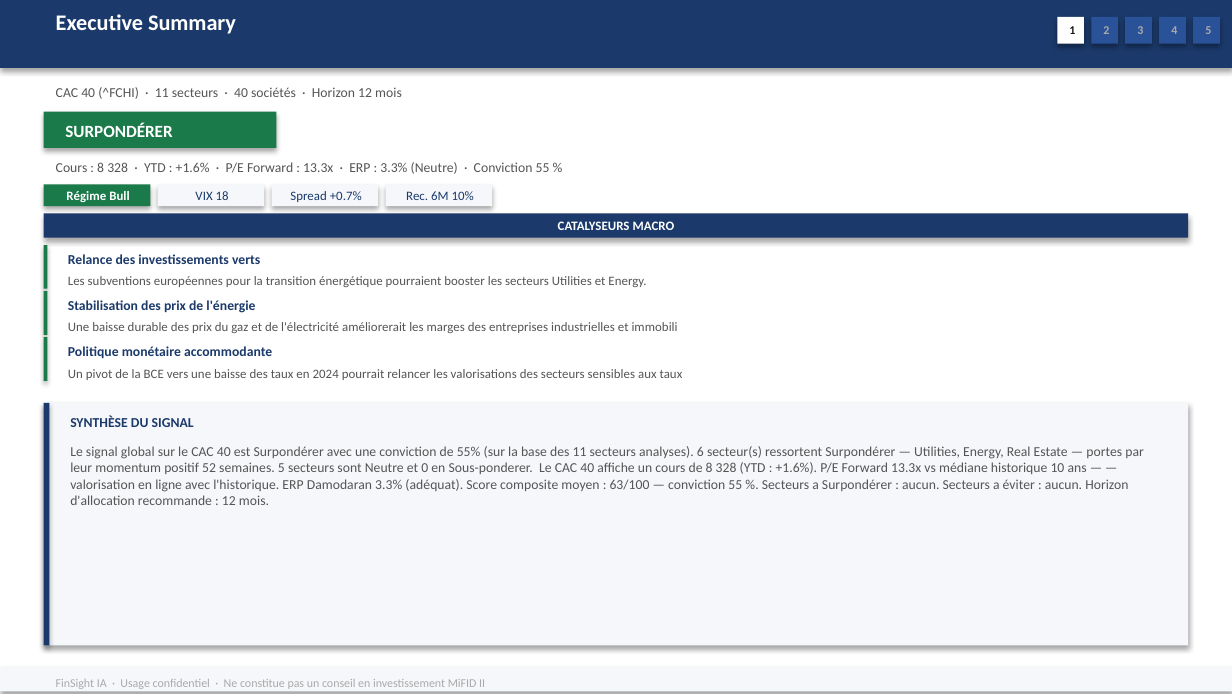
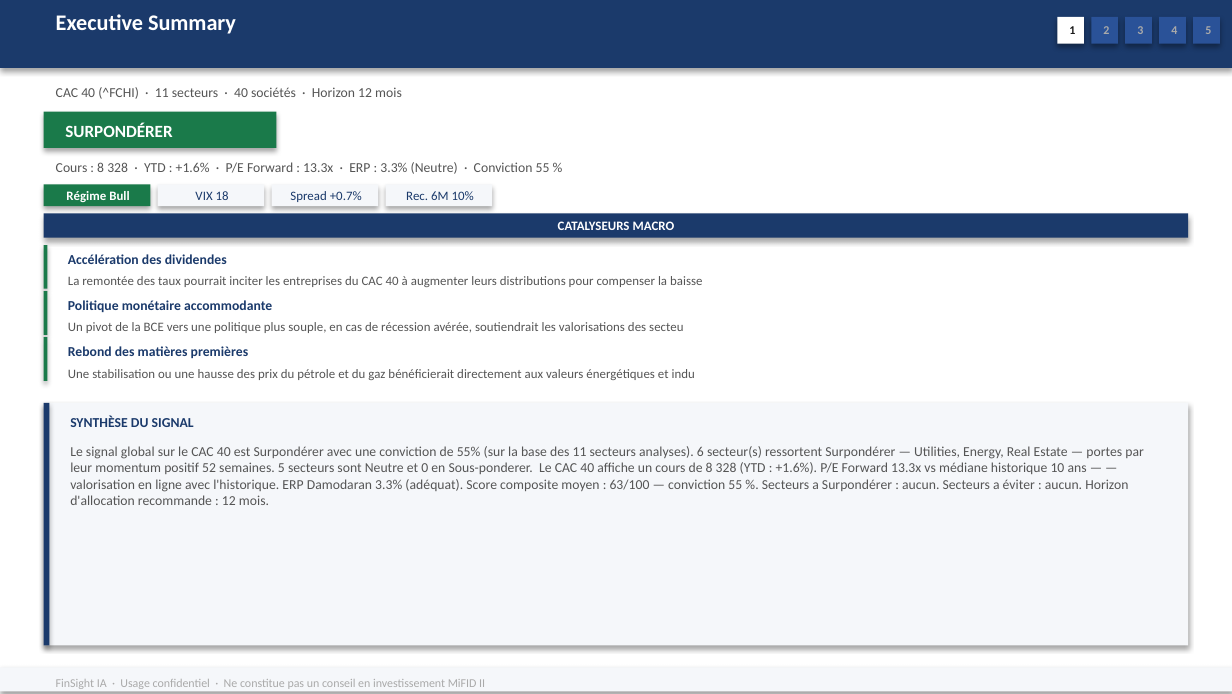
Before and after one commit to baptistejeh07-art/finsight-ia, a slide deck: slide 2 of preview/indice_CAC_40/indice_CAC_40.pptx. Drawn at 1232x694 pixels with LibreOffice and Linux fonts; fonts in the diff are those of the drawing. Boxes give left, top, right and bottom in pixels: in the first picture for what was removed or moved away, otherwise in the second. Text is boxed around its words. In the diff, an @@ line names an element or a change of style, - is before the commit and + after.

```diff
--- a/preview/indice_CAC_40/indice_CAC_40.pptx
+++ b/preview/indice_CAC_40/indice_CAC_40.pptx
@@ text at (68,254,227,264): text changed @@
-Relance des investissements verts
+Accélération des dividendes
@@ text "Politique monétaire accommodante": place and size @@
-text "Politique monétaire accommodante" at (68,346,272,358)
+text "Politique monétaire accommodante" at (68,300,272,312)
@@ text at (68,276,702,287): text changed @@
-Les subventions européennes pour la transition énergétique pourraient booster les secteurs Utilities et Energy.
+La remontée des taux pourrait inciter les entreprises du CAC 40 à augmenter leurs distributions pour compenser la baisse
@@ text at (68,322,683,333): text changed @@
-Une baisse durable des prix du gaz et de l'électricité améliorerait les marges des entreprises industrielles et immobili
+Un pivot de la BCE vers une politique plus souple, en cas de récession avérée, soutiendrait les valorisations des secteu
@@ text removed at (68,300,255,313) @@
-Stabilisation des prix de l'énergie
@@ text added at (68,346,249,358), 8 pt, text #1B3A6B, bold @@
+Rebond des matières premières
@@ text at (68,369,695,380): text changed @@
-Un pivot de la BCE vers une baisse des taux en 2024 pourrait relancer les valorisations des secteurs sensibles aux taux
+Une stabilisation ou une hausse des prix du pétrole et du gaz bénéficierait directement aux valeurs énergétiques et indu
```
Also in this commit, not shown: 4 other slides changed, 1 other file.
